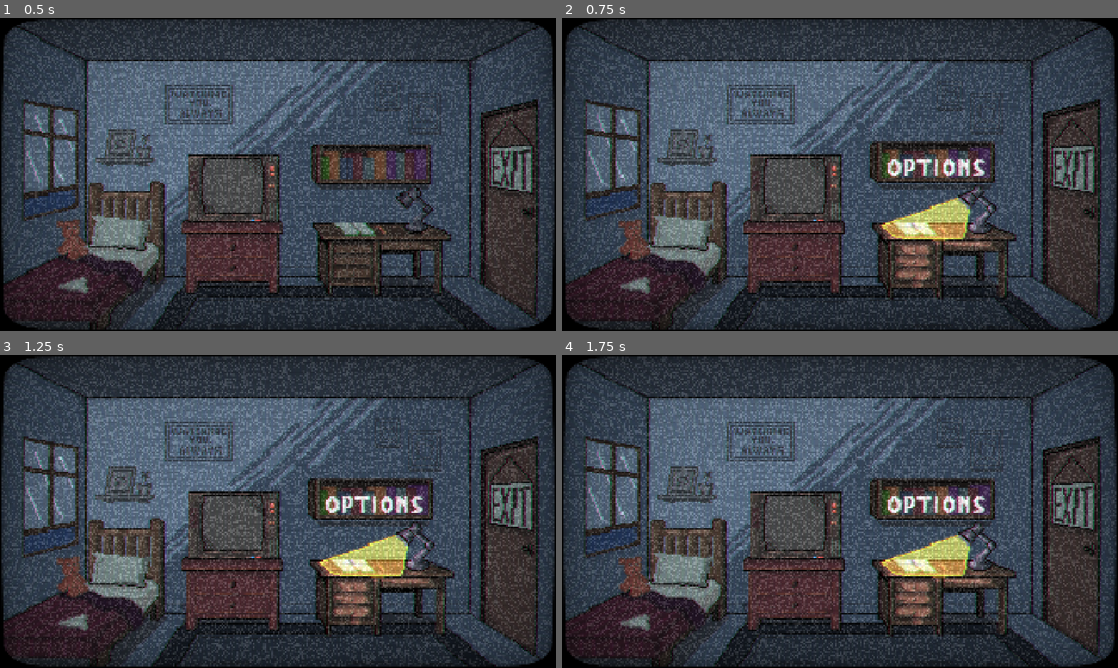
Above: before the commit, frames 1-4 (two rows, left to right).
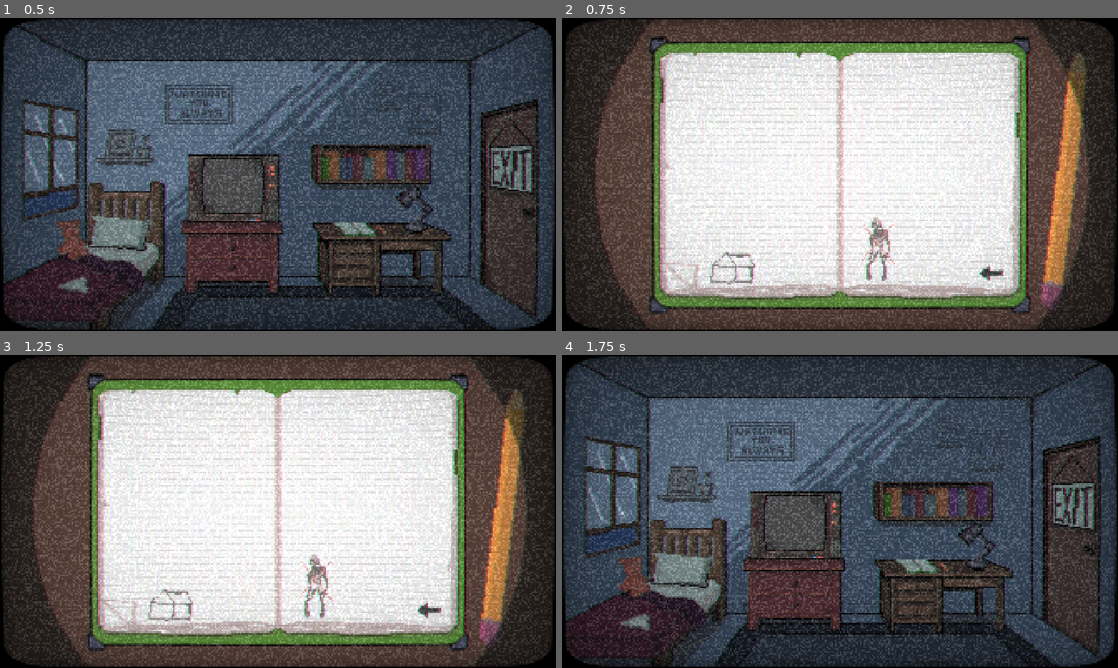
Above: after the commit, the same moments.

Repository: shi-reker/project-skinwalker
Game: Godot game, scene res://Scenes/main_menu.tscn
The game is run twice, just before and just after one commit, with the same random seed, the same clock (stepped at 60 frames per second) and the same inputs. Sound files missing from this copy of the repository are replaced by a short silence.
Inputs (mouse positions are in pixels of both pictures, inside the frame that each line leads up to):
- Up to frame 1 (0.5 s): no input
- Up to frame 2 (0.75 s): click (940, 221) at 0.5 s
- Up to frame 3 (1.25 s): no input
- Up to frame 4 (1.75 s): click (990, 611) at 1.27 s

Frame 1 is identical in both runs. In frame 2, 90% of the frame differs, in the area x 0-100%, y 0-100%; in frame 3, 90%; in frame 4, 5.2%.

Commit message:
feat: options/settings scene init with assets

Diff:
--- /dev/null
+++ b/Scenes/Components/Pause Component/options.gd
@@ -0,0 +1,11 @@
+extends Control
+
+signal closed
+
+func _ready() -> void:
+	# Your volume and display initialization here
+	pass
+
+func _on_back_button_pressed() -> void:
+	closed.emit()
+	queue_free()
--- /dev/null
+++ b/Scenes/Components/Pause Component/options.tscn
@@ -0,0 +1,31 @@
+[gd_scene format=3 uid="uid://c3fejfjggmav0"]
+
+[ext_resource type="Script" uid="uid://c6nsbdgswn6uk" path="res://Scenes/Components/Pause Component/options.gd" id="1_e88yk"]
+[ext_resource type="Texture2D" uid="uid://1f3j8822vo5a" path="res://Assets/Main Menu Assets/options book.png" id="2_fjmic"]
+[ext_resource type="Texture2D" uid="uid://ujy7mrilskad" path="res://Assets/Main Menu Assets/back button.png" id="3_pklk5"]
+
+[node name="Options" type="Control" unique_id=377710763]
+layout_mode = 3
+anchors_preset = 0
+script = ExtResource("1_e88yk")
+
+[node name="TextureRect" type="TextureRect" parent="." unique_id=842454906]
+layout_mode = 0
+offset_right = 40.0
+offset_bottom = 40.0
+texture = ExtResource("2_fjmic")
+
+[node name="Button" type="Control" parent="." unique_id=190579976]
+anchors_preset = 0
+offset_right = 8.0
+offset_bottom = 8.0
+
+[node name="BackButton" type="TextureButton" parent="Button" unique_id=1941787505]
+layout_mode = 0
+offset_left = 1373.0
+offset_top = 820.0
+offset_right = 1589.0
+offset_bottom = 952.0
+texture_normal = ExtResource("3_pklk5")
+
+[connection signal="pressed" from="Button/BackButton" to="." method="_on_back_button_pressed"]
--- a/Scenes/main_menu.gd
+++ b/Scenes/main_menu.gd
@@ -15,6 +15,7 @@
 @onready var lights_off_sfx: AudioStreamPlayer = $LightsOffSfx
 @onready var door_creak: AudioStreamPlayer = $DoorCreakSfx
 
+var settings_scene = preload("res://Scenes/Components/Pause Component/options.tscn")
 
 # Called when the node enters the scene tree for the first time.
 func _ready() -> void:
@@ -58,7 +59,11 @@
 
 
 func _on_options_pressed() -> void:
-	pass # Replace with function body.
+	var settings = settings_scene.instantiate()
+	add_child(settings)
+	var shader_index = get_node("ShaderCanvas").get_index()
+	move_child(settings, shader_index)
+	settings.closed.connect(_on_settings_closed)
 
 func _on_exit_pressed() -> void:
 	pass # Replace with function body.
@@ -78,3 +83,5 @@
 
 func _on_exit_mouse_entered() -> void:
 	door_creak.play()
+func _on_settings_closed() -> void:
+	print("Settings closed")
Binary file added: Assets/Main Menu Assets/back button.png
Not shown, added: Assets/Main Menu Assets/back button.png.import
Binary file added: Assets/Main Menu Assets/options book.png
Not shown, added: Assets/Main Menu Assets/options book.png.import
Not shown, added: Scenes/Components/Pause Component/options.gd.uid
